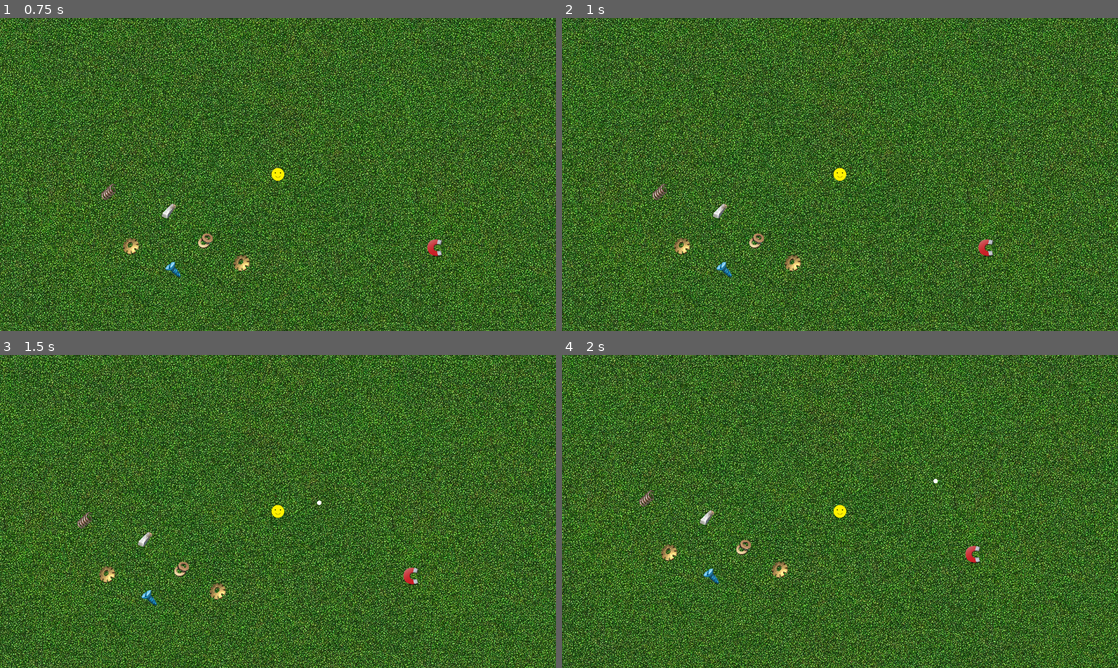
Above: before the commit, frames 1-4 (two rows, left to right).
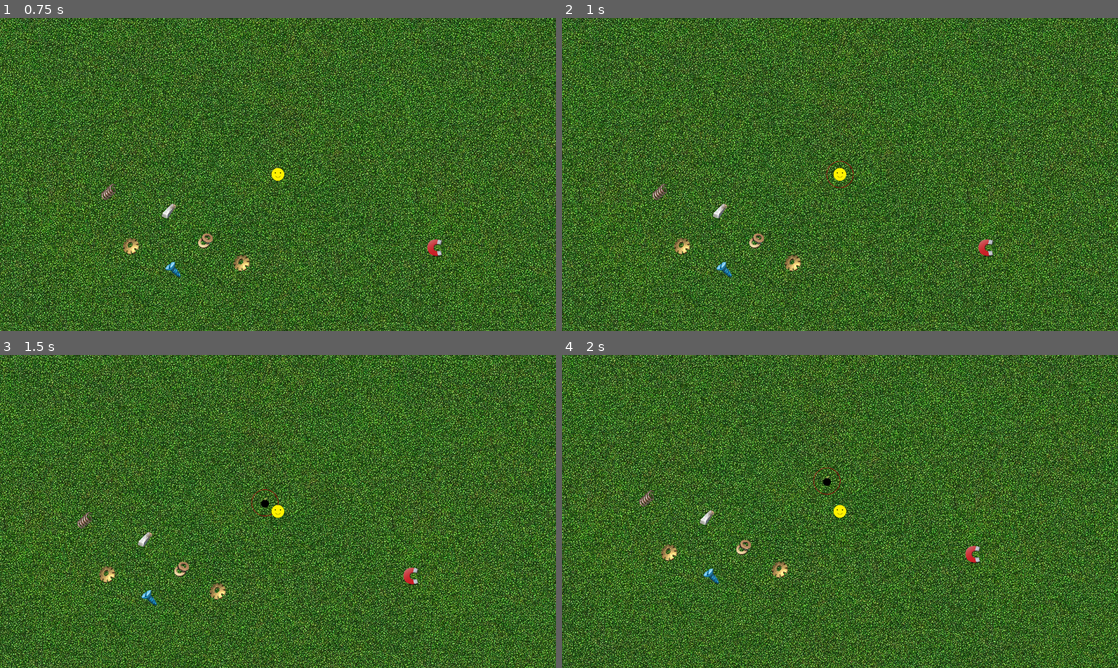
Above: after the commit, the same moments.

Repository: Posiden104/SurvivorGame-Godot
Game: Godot game, scene res://scenes/levels/grass level/Grass_Level.tscn
Same seed, same stepped clock (60 frames per second), same inputs: the game is played once before the commit and once after it.
Inputs:
- Up to frame 1 (0.75 s): tap Enter at 0.5 s; hold D (Right) from 0.53 s (still down)
- Up to frame 2 (1 s): keep holding D (Right)
- Up to frame 3 (1.5 s): release D (Right) at 1.28 s; hold S (Down) from 1.28 s (still down)
- Up to frame 4 (2 s): keep holding S (Down)

Frame 1 is identical in both runs. In frame 2, less than 0.1% of the frame differs, in the area x 47-53%, y 45-55%; in frame 3, less than 0.1%; in frame 4, less than 0.1%, in the area x 45-68%, y 36-45%.

Commit message:
tons of cleanup

Diff:
--- a/scenes/entities/player/Player.gd
+++ b/scenes/entities/player/Player.gd
@@ -2,7 +2,8 @@
 
 class_name  Player
 
-signal shoot_gun(bulletScene: PackedScene, global_position: Vector2, dir: Vector2)
+signal shoot_gun(bulletScene: PackedScene, gp: Vector2, dir: Vector2)
+signal place_time_bomb(bombScene: time_bomb)
 
 var speed = 100.0
 @export var scrap_amount: int
@@ -14,8 +15,11 @@
 		dir = velocity
 	move_and_slide()
 
-func shootGun(bulletScene: PackedScene):
-	shoot_gun.emit(bulletScene, global_position, dir)
+func shootGun(bulletScene: bullet):
+	shoot_gun.emit(bulletScene)
+
+func placeTimeBomb(bomb: time_bomb):
+	place_time_bomb.emit(bomb)
 
 func increaseScrap():
 	scrap_amount += 1
--- /dev/null
+++ b/scenes/entities/player/TimeBomb.gd
@@ -0,0 +1,15 @@
+extends weapon_base
+
+@export var bomb_scene: PackedScene
+@export var fuse_time: float = 5
+
+#func _ready():
+#	$BombCooldownTimer.wait_time = cooldown
+
+func _on_bomb_cooldown_timer_timeout():
+	var b = bomb_scene.instantiate() as time_bomb
+	b.damage = 5
+	b.fuse_time = fuse_time
+	b.global_position = global_position
+	$"../../".placeTimeBomb(b)
+	$Cooldown.start()
--- a/scenes/entities/player/gun.gd
+++ b/scenes/entities/player/gun.gd
@@ -1,12 +1,16 @@
-extends Node2D
+extends weapon_base
 
-@export var isActive : bool = true
 @export var bullet : PackedScene
 
 # Called when the node enters the scene tree for the first time.
 func _ready():
-	%GunTimer.start(1)
+	super()
+	if isActive:
+		$Cooldown.start()
 
 
 func _on_timer_timeout():
-	$"../..".shootGun(bullet)
+	var b = bullet.instantiate() as bullet
+	b.dir = $"../..".dir
+	b.global_position = global_position
+	$"../..".shootGun(b)
--- a/scenes/entities/player/player.tscn
+++ b/scenes/entities/player/player.tscn
@@ -6,6 +6,8 @@
 [ext_resource type="PackedScene" uid="uid://bealsj7ifws7l" path="res://scenes/weapons/projectiles/bullet.tscn" id="4_ct7t2"]
 [ext_resource type="Script" path="res://scenes/entities/player/sword.gd" id="5_sl622"]
 [ext_resource type="Texture2D" uid="uid://ci3bti074ghy6" path="res://images/Sword_Small.png" id="5_vkd2h"]
+[ext_resource type="Script" path="res://scenes/entities/player/TimeBomb.gd" id="7_x13bq"]
+[ext_resource type="PackedScene" uid="uid://jgqfb3u84kw0" path="res://scenes/weapons/projectiles/time_bomb.tscn" id="8_4ce41"]
 
 [sub_resource type="CircleShape2D" id="CircleShape2D_rxain"]
 radius = 30.0
@@ -36,26 +38,24 @@
 [node name="Gun" type="Node2D" parent="Weapons"]
 script = ExtResource("3_temph")
 bullet = ExtResource("4_ct7t2")
-
-[node name="GunTimer" type="Timer" parent="Weapons/Gun"]
-unique_name_in_owner = true
+cooldown = 1.0
+
+[node name="Cooldown" type="Timer" parent="Weapons/Gun"]
 
 [node name="Sword" type="Node2D" parent="Weapons" node_paths=PackedStringArray("swords")]
 unique_name_in_owner = true
 script = ExtResource("5_sl622")
 swords = [NodePath("Sword1"), NodePath("Sword2"), NodePath("Sword3"), NodePath("Sword4"), NodePath("Sword5"), NodePath("Sword6"), NodePath("Sword7"), NodePath("Sword8")]
 swordsActive = 1
-
-[node name="SwordTimer" type="Timer" parent="Weapons/Sword"]
-unique_name_in_owner = true
+cooldown = 2.0
+
+[node name="ActiveTimer" type="Timer" parent="Weapons/Sword"]
 wait_time = 2.0
 one_shot = true
 
-[node name="SwordCooldown" type="Timer" parent="Weapons/Sword"]
-unique_name_in_owner = true
+[node name="Cooldown" type="Timer" parent="Weapons/Sword"]
 wait_time = 2.0
 one_shot = true
-autostart = true
 
 [node name="Sword1" type="Node2D" parent="Weapons/Sword"]
 visible = false
@@ -66,6 +66,7 @@
 texture = ExtResource("5_vkd2h")
 
 [node name="SwordArea" type="Area2D" parent="Weapons/Sword/Sword1/SwordImage"]
+monitoring = false
 metadata/_edit_lock_ = true
 
 [node name="SwordCollider" type="CollisionShape2D" parent="Weapons/Sword/Sword1/SwordImage/SwordArea"]
@@ -82,6 +83,7 @@
 texture = ExtResource("5_vkd2h")
 
 [node name="SwordArea" type="Area2D" parent="Weapons/Sword/Sword2/SwordImage2"]
+monitoring = false
 metadata/_edit_lock_ = true
 
 [node name="SwordCollider" type="CollisionShape2D" parent="Weapons/Sword/Sword2/SwordImage2/SwordArea"]
@@ -99,6 +101,7 @@
 texture = ExtResource("5_vkd2h")
 
 [node name="SwordArea" type="Area2D" parent="Weapons/Sword/Sword3/SwordImage2"]
+monitoring = false
 metadata/_edit_lock_ = true
 
 [node name="SwordCollider" type="CollisionShape2D" parent="Weapons/Sword/Sword3/SwordImage2/SwordArea"]
@@ -116,6 +119,7 @@
 texture = ExtResource("5_vkd2h")
 
 [node name="SwordArea" type="Area2D" parent="Weapons/Sword/Sword4/SwordImage2"]
+monitoring = false
 metadata/_edit_lock_ = true
 
 [node name="SwordCollider" type="CollisionShape2D" parent="Weapons/Sword/Sword4/SwordImage2/SwordArea"]
@@ -133,6 +137,7 @@
 texture = ExtResource("5_vkd2h")
 
 [node name="SwordArea" type="Area2D" parent="Weapons/Sword/Sword5/SwordImage2"]
+monitoring = false
 metadata/_edit_lock_ = true
 
 [node name="SwordCollider" type="CollisionShape2D" parent="Weapons/Sword/Sword5/SwordImage2/SwordArea"]
@@ -150,6 +155,7 @@
 texture = ExtResource("5_vkd2h")
 
 [node name="SwordArea" type="Area2D" parent="Weapons/Sword/Sword6/SwordImage2"]
+monitoring = false
 metadata/_edit_lock_ = true
 
 [node name="SwordCollider" type="CollisionShape2D" parent="Weapons/Sword/Sword6/SwordImage2/SwordArea"]
@@ -167,6 +173,7 @@
 texture = ExtResource("5_vkd2h")
 
 [node name="SwordArea" type="Area2D" parent="Weapons/Sword/Sword7/SwordImage2"]
+monitoring = false
 metadata/_edit_lock_ = true
 
 [node name="SwordCollider" type="CollisionShape2D" parent="Weapons/Sword/Sword7/SwordImage2/SwordArea"]
@@ -184,11 +191,21 @@
 texture = ExtResource("5_vkd2h")
 
 [node name="SwordArea" type="Area2D" parent="Weapons/Sword/Sword8/SwordImage2"]
+monitoring = false
 metadata/_edit_lock_ = true
 
 [node name="SwordCollider" type="CollisionShape2D" parent="Weapons/Sword/Sword8/SwordImage2/SwordArea"]
 shape = SubResource("CapsuleShape2D_caktr")
 metadata/_edit_lock_ = true
+
+[node name="TimeBomb" type="Node2D" parent="Weapons"]
+script = ExtResource("7_x13bq")
+bomb_scene = ExtResource("8_4ce41")
+cooldown = 20.0
+
+[node name="Cooldown" type="Timer" parent="Weapons/TimeBomb"]
+one_shot = true
+autostart = true
 
 [node name="Pickup Range" type="Area2D" parent="." groups=["player_pickup"]]
 unique_name_in_owner = true
@@ -198,9 +215,9 @@
 shape = SubResource("CircleShape2D_jq8fw")
 metadata/_edit_lock_ = true
 
-[connection signal="timeout" from="Weapons/Gun/GunTimer" to="Weapons/Gun" method="_on_timer_timeout"]
-[connection signal="timeout" from="Weapons/Sword/SwordTimer" to="Weapons/Sword" method="_on_sword_timer_timeout"]
-[connection signal="timeout" from="Weapons/Sword/SwordCooldown" to="Weapons/Sword" method="_on_sword_cooldown_timeout"]
+[connection signal="timeout" from="Weapons/Gun/Cooldown" to="Weapons/Gun" method="_on_timer_timeout"]
+[connection signal="timeout" from="Weapons/Sword/ActiveTimer" to="Weapons/Sword" method="_on_sword_timer_timeout"]
+[connection signal="timeout" from="Weapons/Sword/Cooldown" to="Weapons/Sword" method="_on_sword_cooldown_timeout"]
 [connection signal="body_entered" from="Weapons/Sword/Sword1/SwordImage/SwordArea" to="Weapons/Sword" method="_on_sword_area_body_entered"]
 [connection signal="body_entered" from="Weapons/Sword/Sword2/SwordImage2/SwordArea" to="Weapons/Sword" method="_on_sword_area_body_entered"]
 [connection signal="body_entered" from="Weapons/Sword/Sword3/SwordImage2/SwordArea" to="Weapons/Sword" method="_on_sword_area_body_entered"]
@@ -209,3 +226,4 @@
 [connection signal="body_entered" from="Weapons/Sword/Sword6/SwordImage2/SwordArea" to="Weapons/Sword" method="_on_sword_area_body_entered"]
 [connection signal="body_entered" from="Weapons/Sword/Sword7/SwordImage2/SwordArea" to="Weapons/Sword" method="_on_sword_area_body_entered"]
 [connection signal="body_entered" from="Weapons/Sword/Sword8/SwordImage2/SwordArea" to="Weapons/Sword" method="_on_sword_area_body_entered"]
+[connection signal="timeout" from="Weapons/TimeBomb/Cooldown" to="Weapons/TimeBomb" method="_on_bomb_cooldown_timer_timeout"]
--- a/scenes/entities/player/sword.gd
+++ b/scenes/entities/player/sword.gd
@@ -1,12 +1,12 @@
-extends Node2D
+extends weapon_base
 
 #deg per second
 @export var speed: float = 360
-@export var damage: float = 5
+#@export var damage: float = 5
 
 @export var swords: Array[Node2D]
 @export var swordsActive: int = 2
-var isActive: bool = false
+#var isActive: bool = false
 
 func enable():
 	isActive = true
@@ -27,11 +27,11 @@
 func _on_sword_timer_timeout():
 #	%SwordImage.visible = false
 	disable()
-	%SwordCooldown.start()
+	$Cooldown.start()
 
 func _on_sword_cooldown_timeout():
 	enable()
-	%SwordTimer.start()
+	$ActiveTimer.start()
 
 func _process(delta):
 	if isActive:
--- a/scenes/levels/Base_Level.tscn
+++ b/scenes/levels/Base_Level.tscn
@@ -32,4 +32,5 @@
 [node name="Player" parent="." instance=ExtResource("4_eryxj")]
 position = Vector2(574, 325)
 
+[connection signal="place_time_bomb" from="Player" to="ProjectileContainer" method="_on_player_place_time_bomb"]
 [connection signal="shoot_gun" from="Player" to="ProjectileContainer" method="_on_player_shoot_gun"]
--- a/scenes/levels/ProjectileContainer.gd
+++ b/scenes/levels/ProjectileContainer.gd
@@ -1,8 +1,9 @@
 extends Node2D
 class_name projectile_container
 
-func _on_player_shoot_gun(bulletScene:PackedScene, gp:Vector2, dir:Vector2):
-	var b = bulletScene.instantiate() as bullet
-	add_child(b)
-	b.dir = dir
-	b.global_position = gp
+func _on_player_shoot_gun(bulletScene: bullet):
+	add_child(bulletScene)
+
+
+func _on_player_place_time_bomb(bombScene: time_bomb):
+	add_child(bombScene)
--- /dev/null
+++ b/scenes/weapons/projectiles/time_bomb.gd
@@ -0,0 +1,27 @@
+extends Node2D
+class_name time_bomb
+
+var fuse_time: float
+var enemies: Array[CharacterBody2D]
+var damage: float
+
+func _ready():
+	$TimeBombTimer.wait_time = fuse_time
+	$TimeBombTimer.start()
+
+func _on_time_bomb_timer_timeout():
+	for e in enemies:
+		if e.has_method("damage"):
+			e.damage(damage)
+	queue_free()
+
+
+func _on_damage_area_body_entered(body):
+	if body.is_in_group("enemies"):
+		enemies.push_back(body)
+
+
+func _on_damage_area_body_exited(body):
+	var i = enemies.find(body)
+	if i >= 0:
+		enemies.remove_at(i)
--- /dev/null
+++ b/scenes/weapons/projectiles/time_bomb.tscn
@@ -0,0 +1,32 @@
+[gd_scene load_steps=5 format=3 uid="uid://jgqfb3u84kw0"]
+
+[ext_resource type="Texture2D" uid="uid://c35wy5s7tfhxg" path="res://images/bomb.png" id="1_bqivc"]
+[ext_resource type="Script" path="res://scenes/weapons/projectiles/time_bomb.gd" id="1_qhmay"]
+[ext_resource type="Texture2D" uid="uid://lggnikojqdmc" path="res://images/circle-empty.png" id="3_oasme"]
+
+[sub_resource type="CircleShape2D" id="CircleShape2D_wnru2"]
+radius = 32.0
+
+[node name="time_bomb" type="Node2D"]
+script = ExtResource("1_qhmay")
+
+[node name="DamageArea" type="Area2D" parent="."]
+
+[node name="CollisionShape2D" type="CollisionShape2D" parent="DamageArea"]
+shape = SubResource("CircleShape2D_wnru2")
+
+[node name="RangeVisual" type="Sprite2D" parent="."]
+modulate = Color(0.643137, 0.0431373, 0.0745098, 1)
+scale = Vector2(0.31, 0.31)
+texture = ExtResource("3_oasme")
+
+[node name="BombVisual" type="Sprite2D" parent="."]
+scale = Vector2(0.375, 0.375)
+texture = ExtResource("1_bqivc")
+
+[node name="TimeBombTimer" type="Timer" parent="."]
+one_shot = true
+
+[connection signal="body_entered" from="DamageArea" to="." method="_on_damage_area_body_entered"]
+[connection signal="body_exited" from="DamageArea" to="." method="_on_damage_area_body_exited"]
+[connection signal="timeout" from="TimeBombTimer" to="." method="_on_time_bomb_timer_timeout"]
--- a/scenes/weapons/weapon_base.gd
+++ b/scenes/weapons/weapon_base.gd
@@ -1,4 +1,4 @@
-extends Node
+extends Node2D
 
 class_name weapon_base
 
@@ -6,3 +6,7 @@
 @export var level: int
 @export var isBought: bool = false
 @export var isActive: bool = false
+@export var cooldown: float
+
+func _ready():
+	$Cooldown.wait_time = cooldown
Not shown: 1 places in scenes/entities/player/player.tscn that only renumber resources
